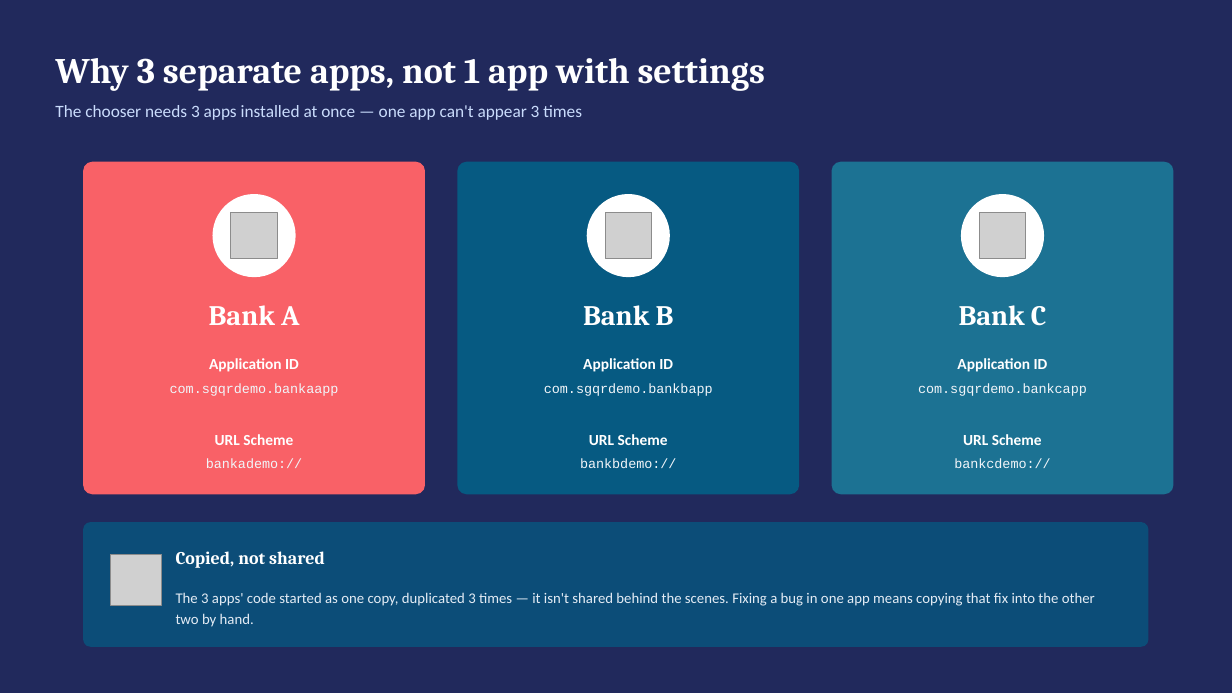
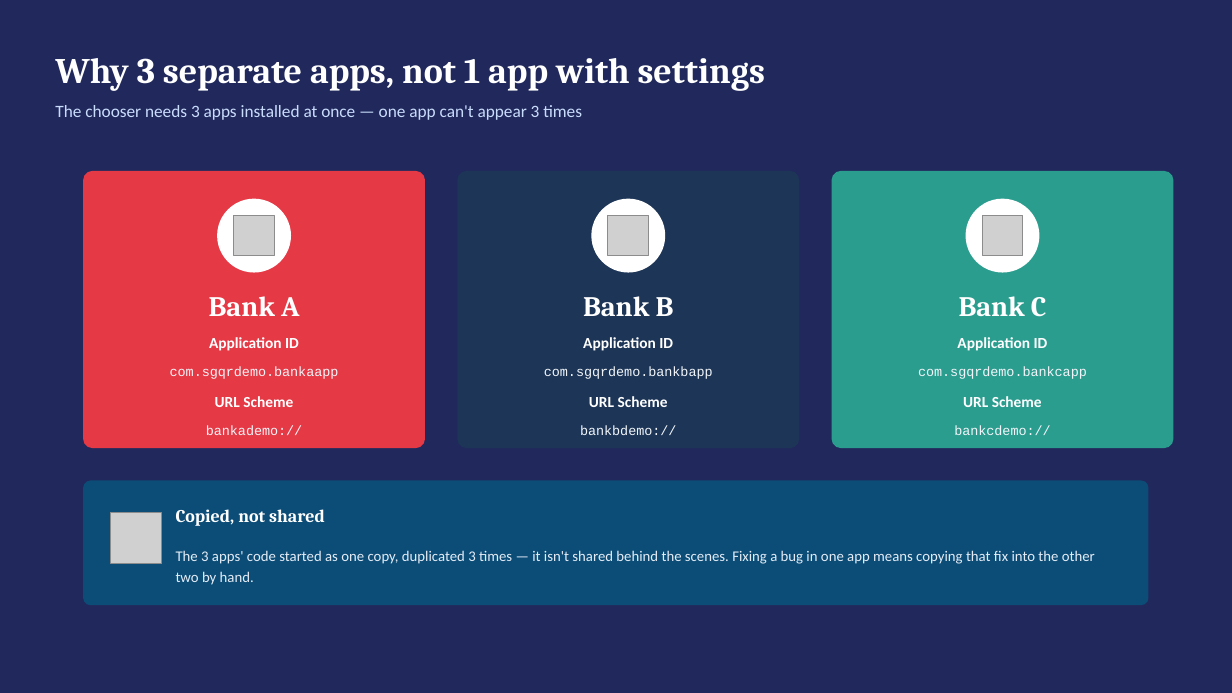
Before and after one commit to deandrehaijielim-commits/sgqr-deep-link-demo, a slide deck: slide 8 of SGQR_Deep_Linking_Simulation.pptx. Drawn at 1232x693 pixels with LibreOffice and Linux fonts; fonts in the diff are those of the drawing; grey boxes stand for pictures. Boxes give left, top, right and bottom in pixels: in the first picture for what was removed or moved away, otherwise in the second. Text is boxed around its words. In the diff, an @@ line names an element or a change of style, - is before the commit and + after.

Commit message:
Fix deck: correct bank brand colors, reduce whitespace, fix icon contrast

```diff
--- a/SGQR_Deep_Linking_Simulation.pptx
+++ b/SGQR_Deep_Linking_Simulation.pptx
@@ rounded rectangle: place and size @@
-rounded rectangle at [83, 162, 425, 494]
+rounded rectangle at [83, 171, 425, 448]
@@ rounded rectangle at [83, 171, 425, 448]: fill #F96167 to #E63946; proportions changed @@
@@ rounded rectangle: place and size @@
-rounded rectangle at [457, 162, 799, 494]
+rounded rectangle at [457, 171, 799, 448]
@@ rounded rectangle at [457, 171, 799, 448]: fill #065A82 to #1D3557; proportions changed @@
@@ rounded rectangle: place and size @@
-rounded rectangle at [832, 162, 1174, 494]
+rounded rectangle at [832, 171, 1174, 448]
@@ rounded rectangle at [832, 171, 1174, 448]: fill #1C7293 to #2A9D8F; proportions changed @@
@@ ellipse: place and size @@
-ellipse at [213, 194, 296, 277]
+ellipse at [217, 199, 291, 273]
@@ ellipse: place and size @@
-ellipse at [587, 194, 670, 277]
+ellipse at [592, 199, 665, 273]
@@ ellipse: place and size @@
-ellipse at [961, 194, 1044, 277]
+ellipse at [966, 199, 1040, 273]
@@ text "Bank A": place and size @@
-text "Bank A" at [209, 305, 299, 325]
+text "Bank A" at [209, 296, 299, 316]
@@ text "Bank B": place and size @@
-text "Bank B" at [583, 305, 674, 326]
+text "Bank B" at [583, 296, 674, 316]
@@ text "Bank C": place and size @@
-text "Bank C" at [959, 305, 1047, 326]
+text "Bank C" at [959, 296, 1047, 317]
@@ text "Application ID": place and size @@
-text "Application ID" at [170, 358, 339, 468]
+text "Application ID" at [170, 337, 339, 435]
@@ text "Application ID": place and size @@
-text "Application ID" at [544, 358, 713, 468]
+text "Application ID" at [544, 337, 713, 435]
@@ line spacing 1.2 to 1.25; more space between paragraphs in 3 elements at [170, 337, 339, 435], [544, 337, 713, 435], [918, 337, 1087, 435] @@
@@ text "Application ID": place and size @@
-text "Application ID" at [918, 358, 1087, 468]
+text "Application ID" at [918, 337, 1087, 435]
@@ 2 texts, 1 picture, 1 rounded rectangle: place and size @@
-2 texts, 1 picture, 1 rounded rectangle at [83, 522, 1149, 647]
+2 texts, 1 picture, 1 rounded rectangle at [83, 481, 1149, 605]
```
Also in this commit, not shown: 7 other slides changed.
